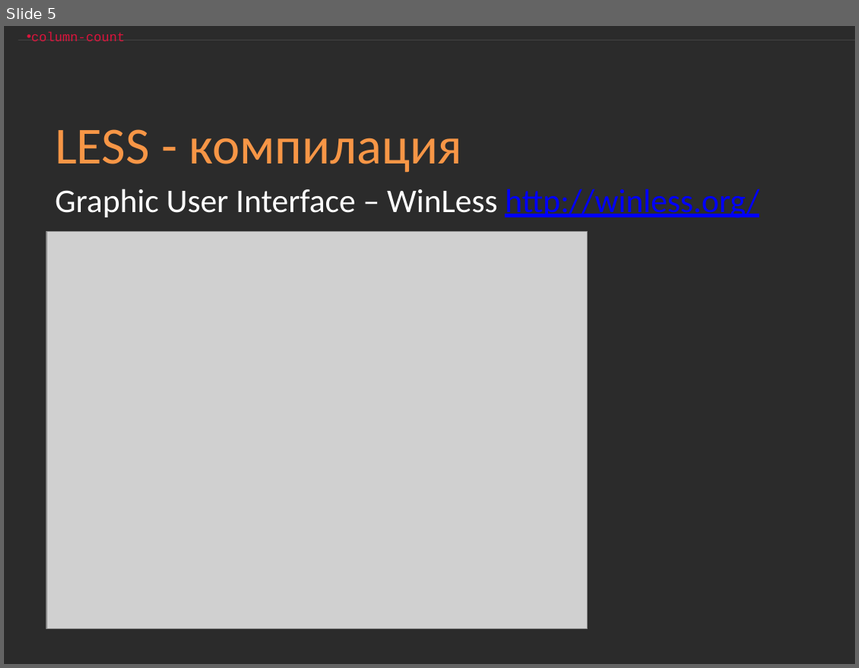
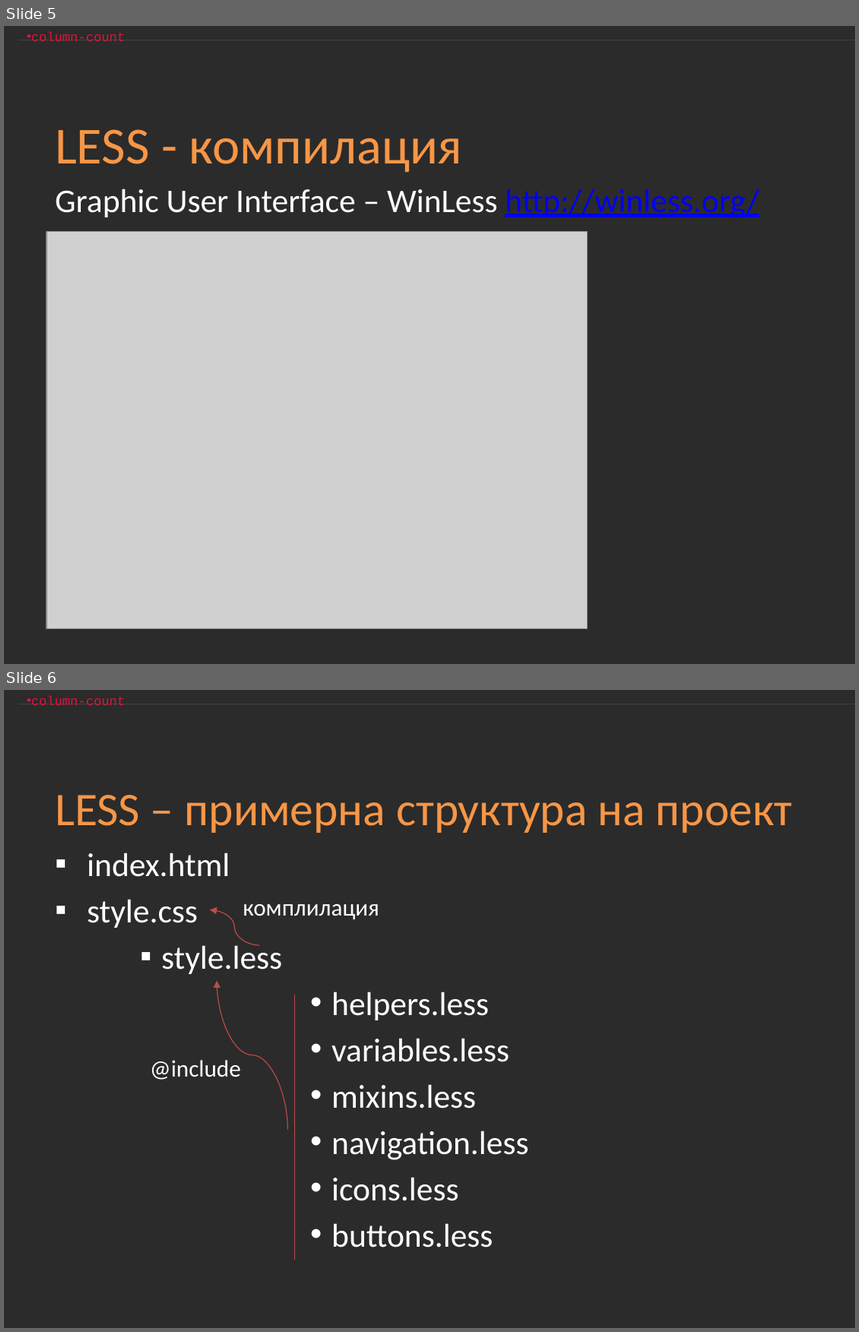
Before and after one commit to Academy-Soft-Intellect/Front-End-Course, a slide deck: 06-LESS.pptx. Shown one above the other, each under a label of ours: slide 5 before the commit, slides 5 and 6 after it. The pictures are 859x668 and 859x1332 pixels, drawn with LibreOffice and Linux fonts; fonts in the diff are those of the drawing; grey boxes stand for pictures; background and template pictures are left out; a plain dark background stands for a picture behind light text. Boxes give left, top, right and bottom in pixels: in the first picture for what was removed or moved away, otherwise in the second. Text is boxed around its words. In the diff, an @@ line names an element or a change of style, - is before the commit and + after.

```diff
--- a/06-LESS.pptx
+++ b/06-LESS.pptx
@@ slide 6 added at bbox=[4, 690, 855, 1328], background picture (left out) @@
@@ text added at bbox=[31, 695, 125, 705], 11 pt, text #DC143C @@
+• column-count
@@ title added at bbox=[55, 795, 793, 833], 39.6 pt, text #F79646 @@
+LESS – примерна структура на проект
@@ text added at bbox=[87, 853, 528, 1248], 28 pt, text #FFFFFF @@
+▪ index.html
+▪ style.css
+    ▪ style.less
+            • helpers.less
+            • variables.less
+            • mixins.less
+            • navigation.less
+            • icons.less
+            • buttons.less
@@ curved arrow added from (259, 945) to (210, 910), #BF4C48 0.75 pt @@
@@ text added at bbox=[243, 904, 379, 920], 20 pt, text #FFFFFF @@
+комплилация
@@ curved arrow added from (287, 1130) to (217, 981), #BF4C48 0.75 pt @@
@@ line added from (295, 995) to (295, 1260), #BF4C48 0.75 pt @@
@@ text added at bbox=[150, 1060, 241, 1080], 20 pt, text #FFFFFF @@
+@include
```
Also in this commit, not shown: 6 other files.
